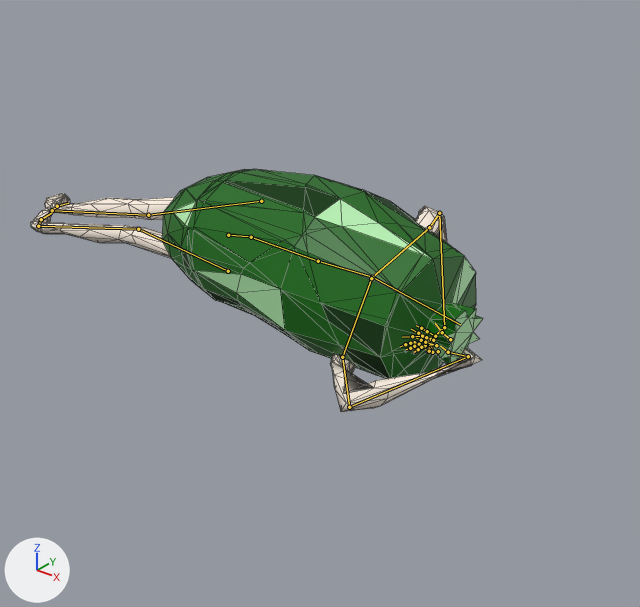
Before and after pictures for a commit that changed the glTF model Gangsta Wizards/Main/CHARACTERS/Gourdlings/Gourdling2.glb.
Camera for both pictures: a camera (50 mm lens) standing at (1.459, -1.157, 0.138) and looking at (0.53, 0.003, -0.582). Every picture has the same lights, and +X, +Y and +Z are marked at lower left. The picture after the commit comes second. Both versions are drawn at frame 25 of the action 'Lie Down - Down'; the numbers are the values there. The bones that change, and the others that lie on the model, are drawn over the model as lines. Mesh edges are drawn as thin lines.

Names of what the first picture shows: 'Gourd Body'.
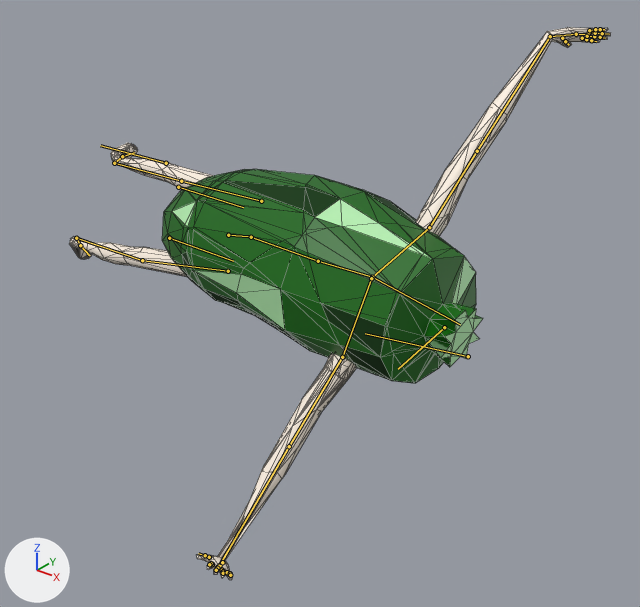
Where the change shows, as pixel boxes (x1, y1, x2, y2) in the pictures (640 x 607 px):
'Gourd Body', posed (19% wider, 127% taller): before (30, 169, 483, 412); after (70, 27, 611, 580)
bone 'Bicep L', root to tip: before (429, 227) to (439, 213); after (429, 227) to (477, 151)
bone 'Forearm L', root to tip: before (439, 213) to (444, 327); after (477, 151) to (550, 36)
bone 'Bicep R', root to tip: before (342, 357) to (349, 407); after (342, 357) to (289, 446)
bone 'Forearm R', root to tip: before (349, 407) to (468, 356); after (289, 446) to (219, 566)
bone 'Thigh L', root to tip: before (261, 201) to (148, 215); after (261, 201) to (181, 181)
bone 'Shin L', root to tip: before (148, 215) to (52, 210); after (181, 181) to (114, 163)
bone 'Thigh R', root to tip: before (228, 271) to (138, 229); after (228, 271) to (142, 260)
bone 'Shin R', root to tip: before (138, 229) to (38, 226); after (142, 260) to (76, 238)

What the commit changed:
Bone 'Bicep L' (bone_bicep_l) turns from (45, 41, -29) to (0, 0, 0) degrees about its own x, y and z.
Bone 'Forearm L' (bone_forearm_l) turns from (125, -28, 15) to (0, 0, 0) degrees about its own x, y and z.
Bone 'Bicep R' (bone_bicep_r) turns from (-47, -64, -26) to (0, 0, 0) degrees about its own x, y and z.
Bone 'Forearm R' (bone_forearm_r) turns from (-37, -38, -92) to (0, 0, 0) degrees about its own x, y and z.
Bone 'Thigh L' (bone_thigh_l) turns from (6, 8, 20) to (0, 0, 0) degrees about its own x, y and z.
Bone 'Shin L' (bone_shin_l) turns from (7, 0, 2) to (0, 0, 0) degrees about its own x, y and z.
Bone 'Thigh R' (bone_thigh_r) turns from (22, -69, -30) to (0, 0, 0) degrees about its own x, y and z.
Bone 'Shin R' (bone_shin_r) turns from (17, 1, -5) to (0, 0, 0) degrees about its own x, y and z.
